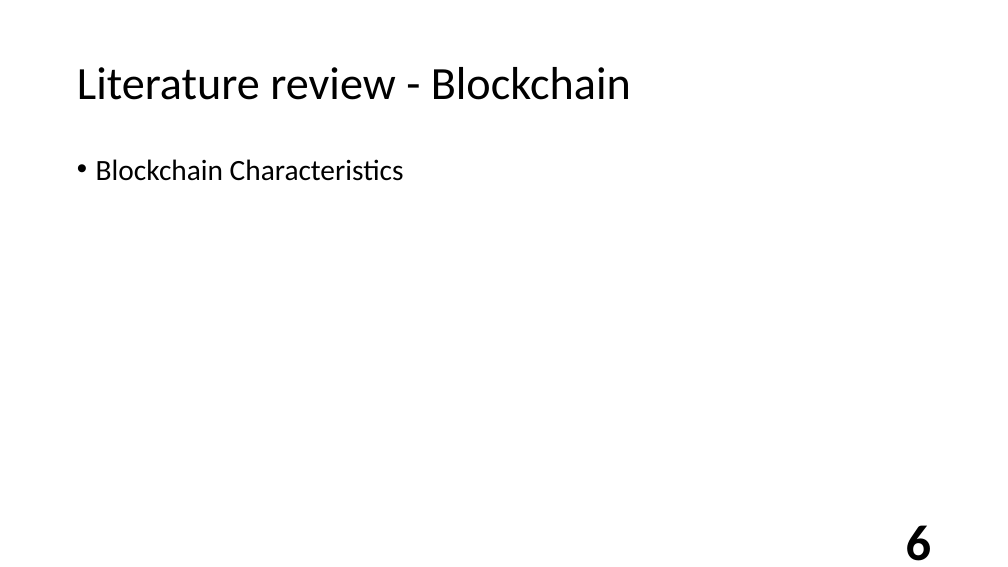
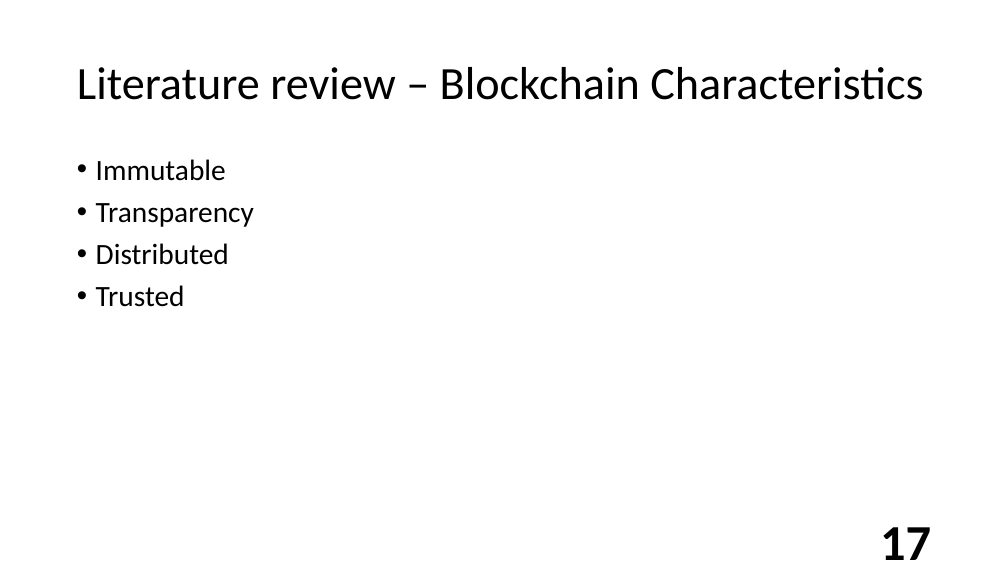
Before and after one commit to semiangel/XDSchain, a slide deck: slide 17 of Document/ProposalThesis/Defensev1.pptm (slide 6 before the commit). Drawn at 1008x567 pixels with LibreOffice and Linux fonts; fonts in the diff are those of the drawing; background and template pictures are left out. Boxes give left, top, right and bottom in pixels: in the first picture for what was removed or moved away, otherwise in the second. Text is boxed around its words. In the diff, an @@ line names an element or a change of style, - is before the commit and + after.

```diff
--- a/Document/ProposalThesis/Defensev1.pptm
+++ b/Document/ProposalThesis/Defensev1.pptm
@@ title at (77,67,923,100): text changed @@
-Literature review - Blockchain
+Literature review – Blockchain Characteristics
@@ text at (96,159,254,307): text changed @@
-• Blockchain Characteristics
+• Immutable
+• Transparency
+• Distributed
+• Trusted
@@ page number at (880,527,931,560): text changed @@
-6
+17
```
Also in this commit, not shown: 17 other slides changed, 41 slides added, 3 slides removed, 38 other files.
